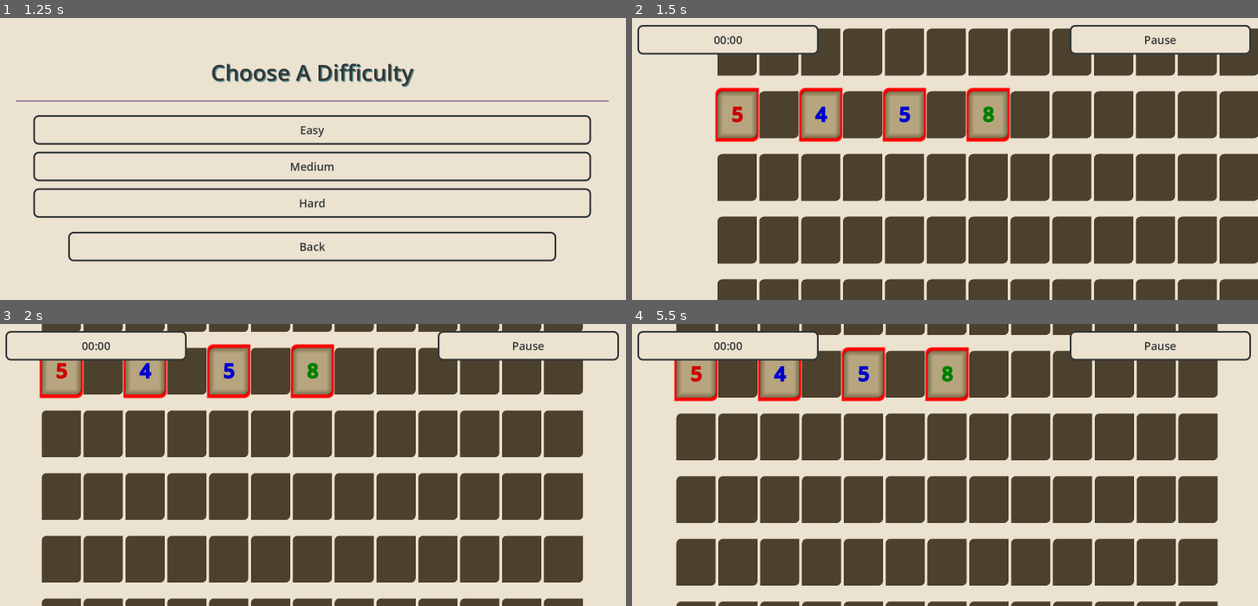
Above: before the commit, frames 1-4 (two rows, left to right).
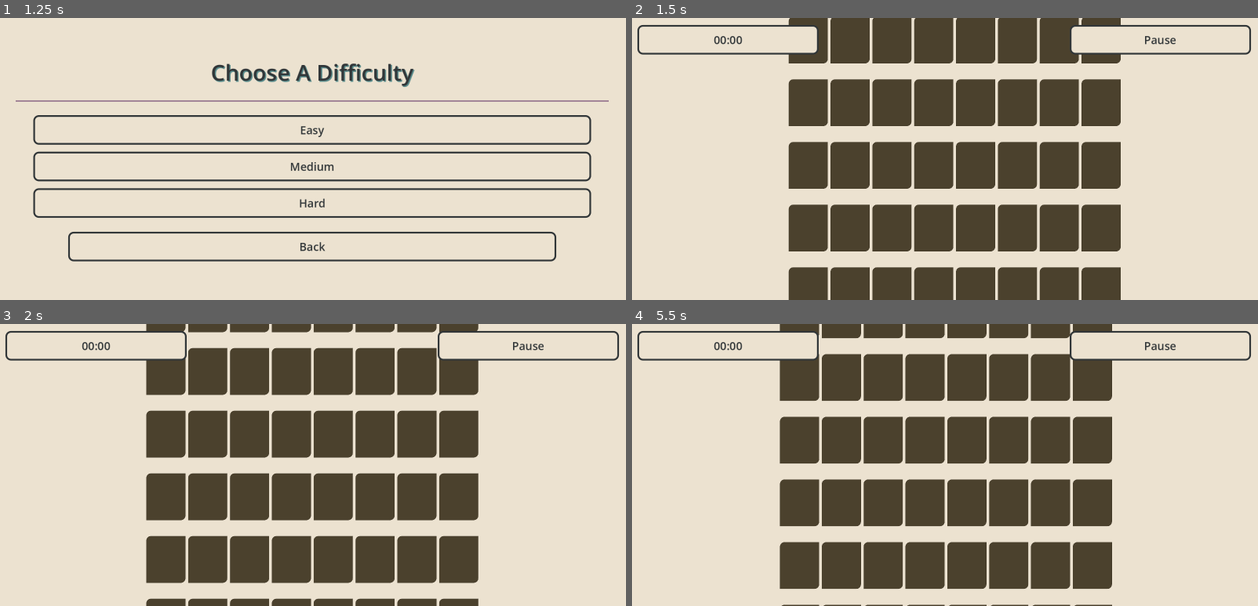
Above: after the commit, the same moments.

Repository: DaltonBaum/RummyCubed
Game: Godot game, scene res://scenes/main_menu.tscn
Same seed, same stepped clock (60 frames per second), same inputs: the game is played once before the commit and once after it.
Inputs (mouse positions are in pixels of both pictures, inside the frame that each line leads up to):
- Up to frame 1 (1.25 s): click "Play" at 0.5 s
- Up to frame 2 (1.5 s): click "Easy" at 1.25 s
- Up to frame 3 (2 s): no input
- Up to frame 4 (5.5 s): tap Enter at 2 s; move the mouse to (1082, 450) at 2.02 s; hold D 2.03-2.75 s; click (1082, 450) at 2.17 s; click "00:01" at 2.75 s; click "00:02" at 3.5 s; click "Pause" at 4.25 s; click "Restart" at 5 s

Frame 1 is identical in both runs. In frame 2, 48% of the frame differs, in the area x 13-100%, y 0-100%; in frame 3, 31%; in frame 4, 35%.
Error after the commit: Parse Error: Expected indented block after "if" block. (res://scenes/game_board/tile.gd:13)

Commit message:
Changed board size + implemented code for non-interactable boards

Diff:
--- a/scenes/game_board/board.gd
+++ b/scenes/game_board/board.gd
@@ -2,8 +2,9 @@
 
 signal board_completed
 
-@export var grid_width := 15
-@export var grid_height := 15
+@export var grid_width := 8
+@export var grid_height := 20
+@export var enable_interaction := true
 var tile_scene := preload("res://scenes/game_board/tile.tscn")
 var tile_slot_scene := preload("res://scenes/game_board/tile_slot.tscn")
 
@@ -15,8 +16,10 @@
 	for i in grid_width * grid_height:
 		var tile_slot := tile_slot_scene.instantiate()
 		tile_slot.index = i
-		tile_slot.tile_added.connect(_tile_added)
-		tile_slot.tile_removed.connect(_tile_removed)
+		if enable_interaction:
+			tile_slot.tile_added.connect(_tile_added)
+			tile_slot.tile_removed.connect(_tile_removed)
+		tile_slot.enabled = enable_interaction
 		add_child(tile_slot)
 
 # Method to call to place starting state on the board
@@ -35,6 +38,7 @@
 		for info: TileInfo in group:
 			var tile := tile_scene.instantiate()
 			tile.update_info(info)
+			tile.enabled = enable_interaction
 			get_child(row * grid_width + column).add_child(tile)
 			column += 1
 		column += 1
@@ -47,6 +51,7 @@
 			row += 1
 		var tile := tile_scene.instantiate()
 		tile.update_info(info)
+		tile.enabled = enable_interaction
 		get_child(row * grid_width + column).add_child(tile)
 		column += 2
 
--- a/scenes/game_board/game.tscn
+++ b/scenes/game_board/game.tscn
@@ -11,8 +11,6 @@
 
 [node name="Board" parent="." instance=ExtResource("1_sxlji")]
 unique_name_in_owner = true
-grid_width = 13
-grid_height = 10
 
 [node name="Camera" type="Camera2D" parent="."]
 unique_name_in_owner = true
--- a/scenes/game_board/tile.gd
+++ b/scenes/game_board/tile.gd
@@ -1,6 +1,7 @@
 extends PanelContainer
 
 var info: TileInfo
+var enabled := true
 
 # Init since this is created with instantiate()
 func update_info(i: TileInfo):
@@ -9,6 +10,7 @@
 	%Label.add_theme_color_override("default_color", info.get_color())
 
 func _ready() -> void:
+	if enabled:
 	DragManager.drag_started.connect(_on_drag_start)
 
 # Listener for when a drag is started
--- a/scenes/game_board/tile_slot.gd
+++ b/scenes/game_board/tile_slot.gd
@@ -1,17 +1,19 @@
 extends PanelContainer
-
 
 signal tile_added
 signal tile_removed
 
+
 var index := -1
+var enabled := true
 static var default_style := preload("res://resources/tiles/slot.tres")
 static var invalid_style := preload("res://resources/tiles/invalid_slot.tres")
 
 func _ready() -> void:
-	DragManager.drag_ended.connect(_on_drag_end)
-	child_entered_tree.connect(_on_child_enter)
-	child_exiting_tree.connect(_on_child_exit)
+	if enabled:
+		DragManager.drag_ended.connect(_on_drag_end)
+		child_entered_tree.connect(_on_child_enter)
+		child_exiting_tree.connect(_on_child_exit)
 
 # Listener for when a tile is dropped
 func _on_drag_end(pos: Vector2, node: Node, parent: Node) -> void:
